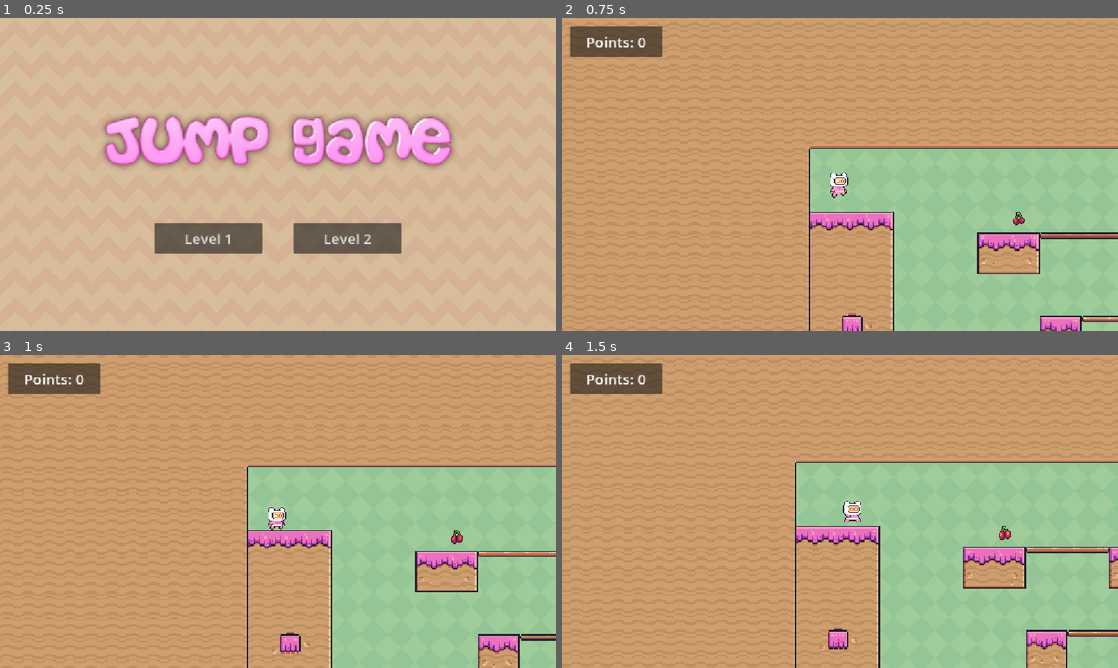
Above: before the commit, frames 1-4 (two rows, left to right).
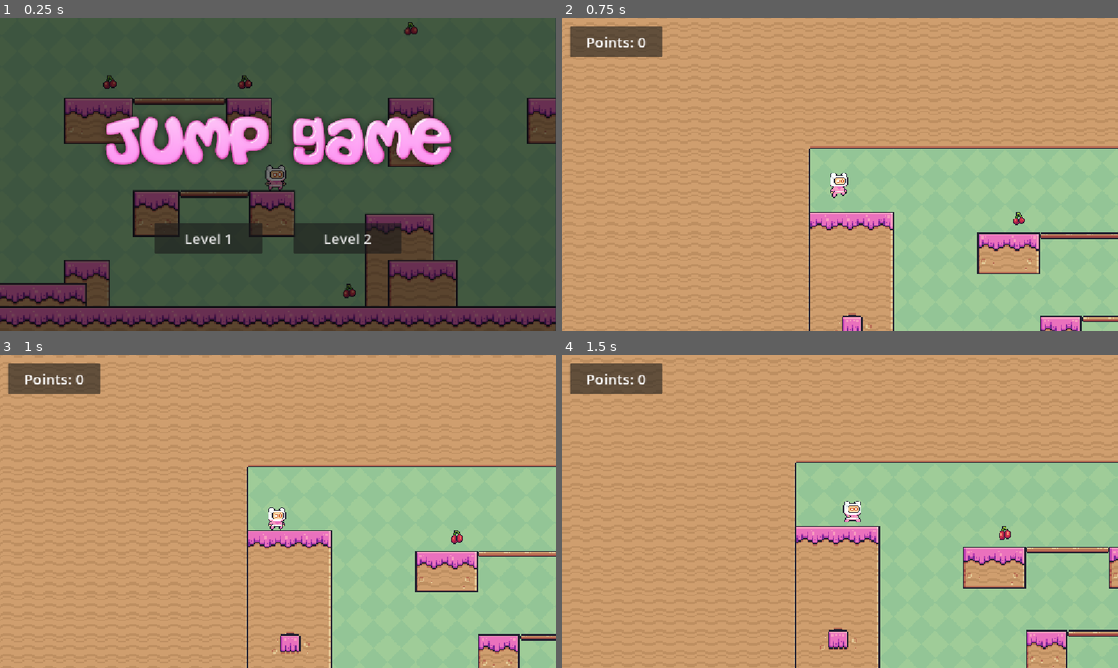
Above: after the commit, the same moments.

Repository: hanazzz/2d-platformer-game
Game: Godot game, scene res://scenes/main_menu.tscn
The game is run twice, just before and just after one commit, with the same random seed, the same clock (stepped at 60 frames per second) and the same inputs.
Inputs:
- Up to frame 1 (0.25 s): no input
- Up to frame 2 (0.75 s): click "Level 1" at 0.5 s
- Up to frame 3 (1 s): no input
- Up to frame 4 (1.5 s): hold Right (right) from 1.28 s (still down)

The runs differ from the first frame. In frame 1, 94% of the frame differs, in the area x 0-100%, y 0-100%; in frame 2, nothing differs; in frame 3, nothing differs; in frame 4, nothing differs.

Commit message:
Change main menu background

Diff:
--- a/scenes/main_menu.tscn
+++ b/scenes/main_menu.tscn
@@ -1,21 +1,23 @@
-[gd_scene load_steps=4 format=3 uid="uid://rukhcfl4rwli"]
+[gd_scene load_steps=5 format=3 uid="uid://rukhcfl4rwli"]
 
 [ext_resource type="Script" uid="uid://6382eyvu3rmh" path="res://scenes/main_menu.gd" id="1_bqqt6"]
-[ext_resource type="Texture2D" uid="uid://dswhe8vnjnrel" path="res://bg_brown.png" id="1_ekxnf"]
 [ext_resource type="Texture2D" uid="uid://capthhebhmoqf" path="res://game_logo.png" id="2_bqqt6"]
+[ext_resource type="Texture2D" uid="uid://bk737hwrium3" path="res://bg_main_menu.png" id="2_wu84c"]
+
+[sub_resource type="StyleBoxTexture" id="StyleBoxTexture_8ln24"]
+texture = ExtResource("2_wu84c")
+modulate_color = Color(0.4506483, 0.45064825, 0.4506485, 1)
 
 [node name="MainMenu" type="Node"]
 script = ExtResource("1_bqqt6")
 
-[node name="TextureRect" type="TextureRect" parent="."]
-texture_filter = 1
+[node name="Panel" type="Panel" parent="."]
 anchors_preset = 15
 anchor_right = 1.0
 anchor_bottom = 1.0
 grow_horizontal = 2
 grow_vertical = 2
-texture = ExtResource("1_ekxnf")
-stretch_mode = 1
+theme_override_styles/panel = SubResource("StyleBoxTexture_8ln24")
 
 [node name="GameLogo" type="TextureRect" parent="."]
 anchors_preset = 8
Binary file added: bg_main_menu.png
Not shown, added: bg_main_menu.png.import
